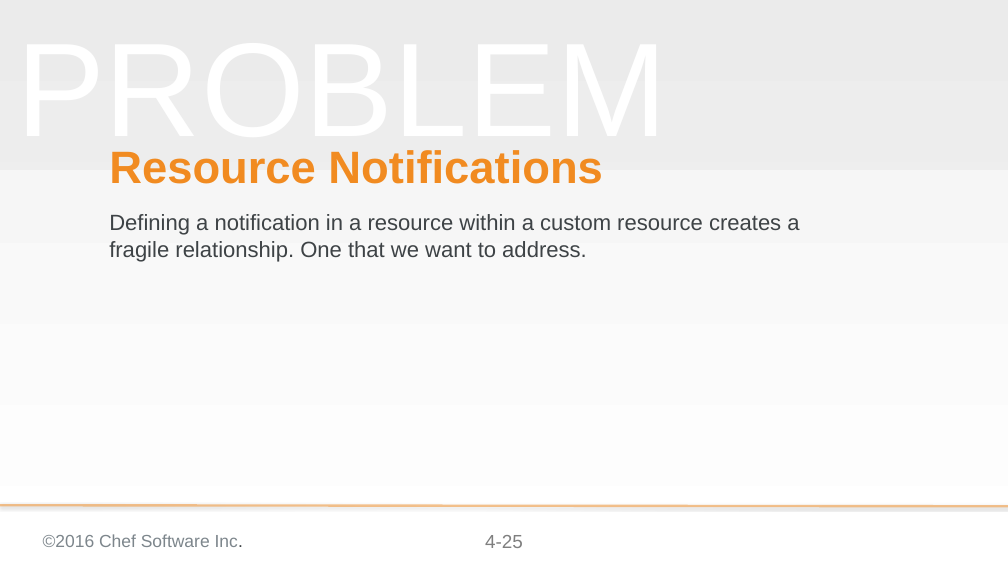
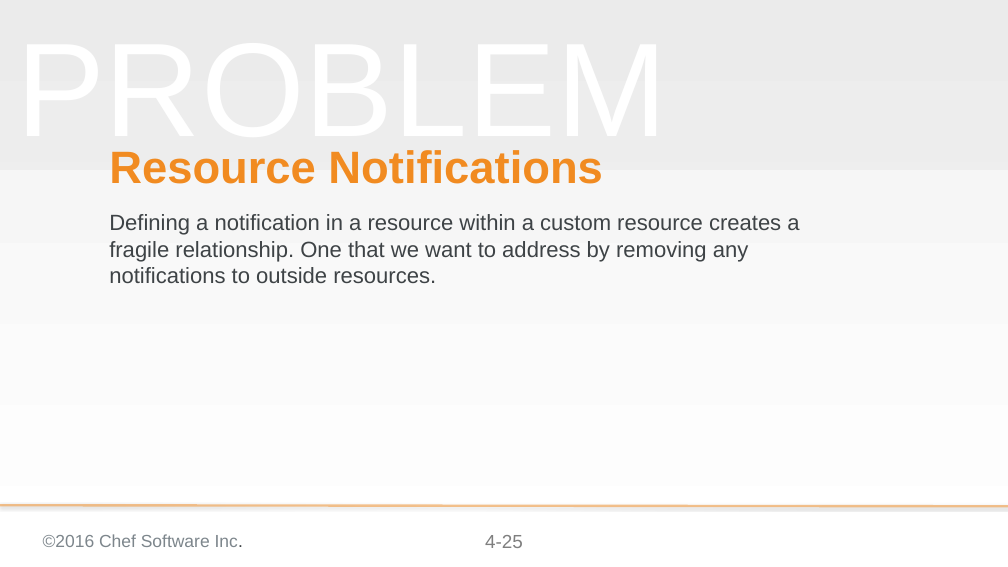
Before and after one commit to chef-training/extending_cookbooks, a slide deck: slide 25 of 04-refactoring_custom_resources.pptx. Drawn at 1008x567 pixels with LibreOffice and Linux fonts; fonts in the diff are those of the drawing; background and template pictures are left out. Boxes give left, top, right and bottom in pixels: in the first picture for what was removed or moved away, otherwise in the second. Text is boxed around its words. In the diff, an @@ line names an element or a change of style, - is before the commit and + after.

```diff
--- a/04-refactoring_custom_resources.pptx
+++ b/04-refactoring_custom_resources.pptx
@@ subtitle at (109, 214, 799, 283): text changed @@
-Defining a notification in a resource within a custom resource creates a fragile relationship. One that we want to address.
+Defining a notification in a resource within a custom resource creates a fragile relationship. One that we want to address by removing any notifications to outside resources.
```
Also in this commit, not shown: 2 other slides changed.
